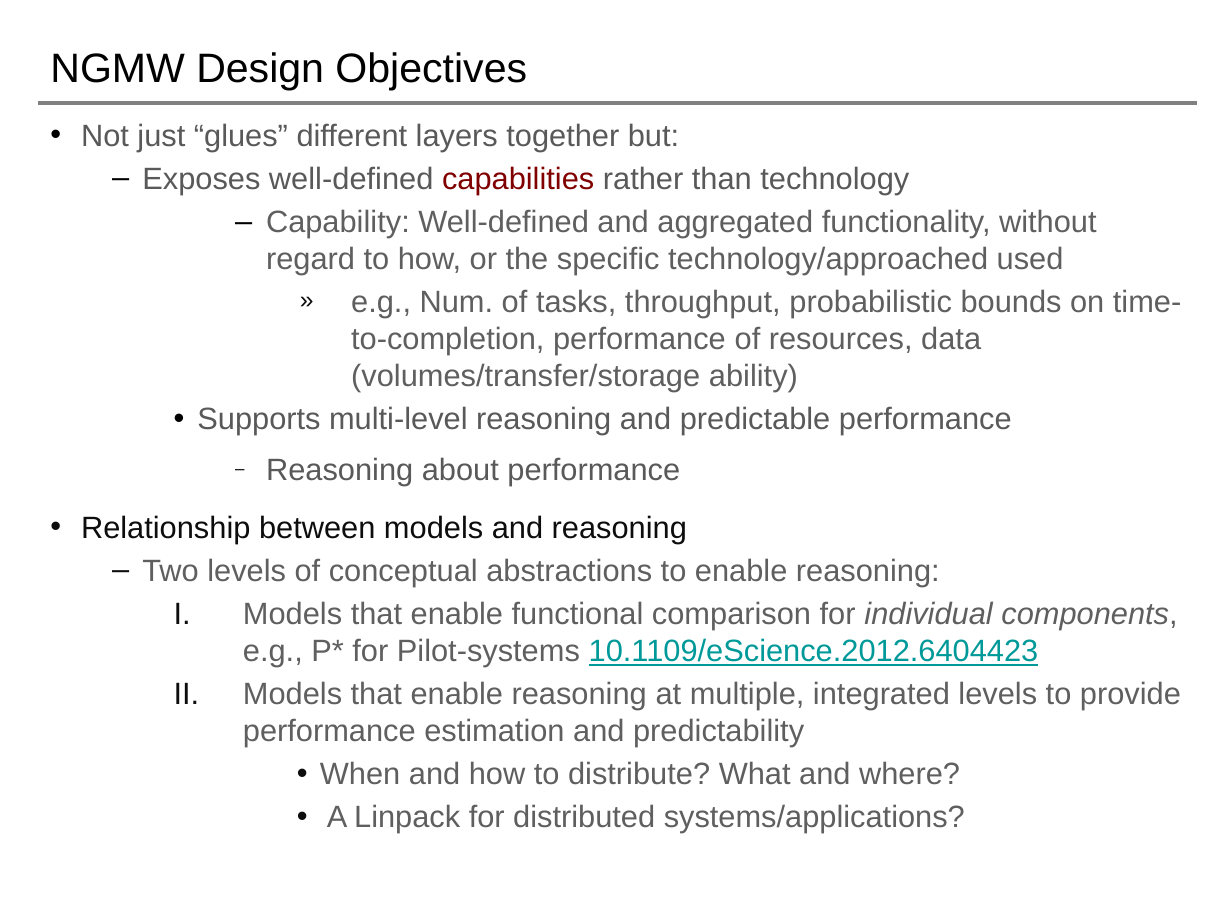
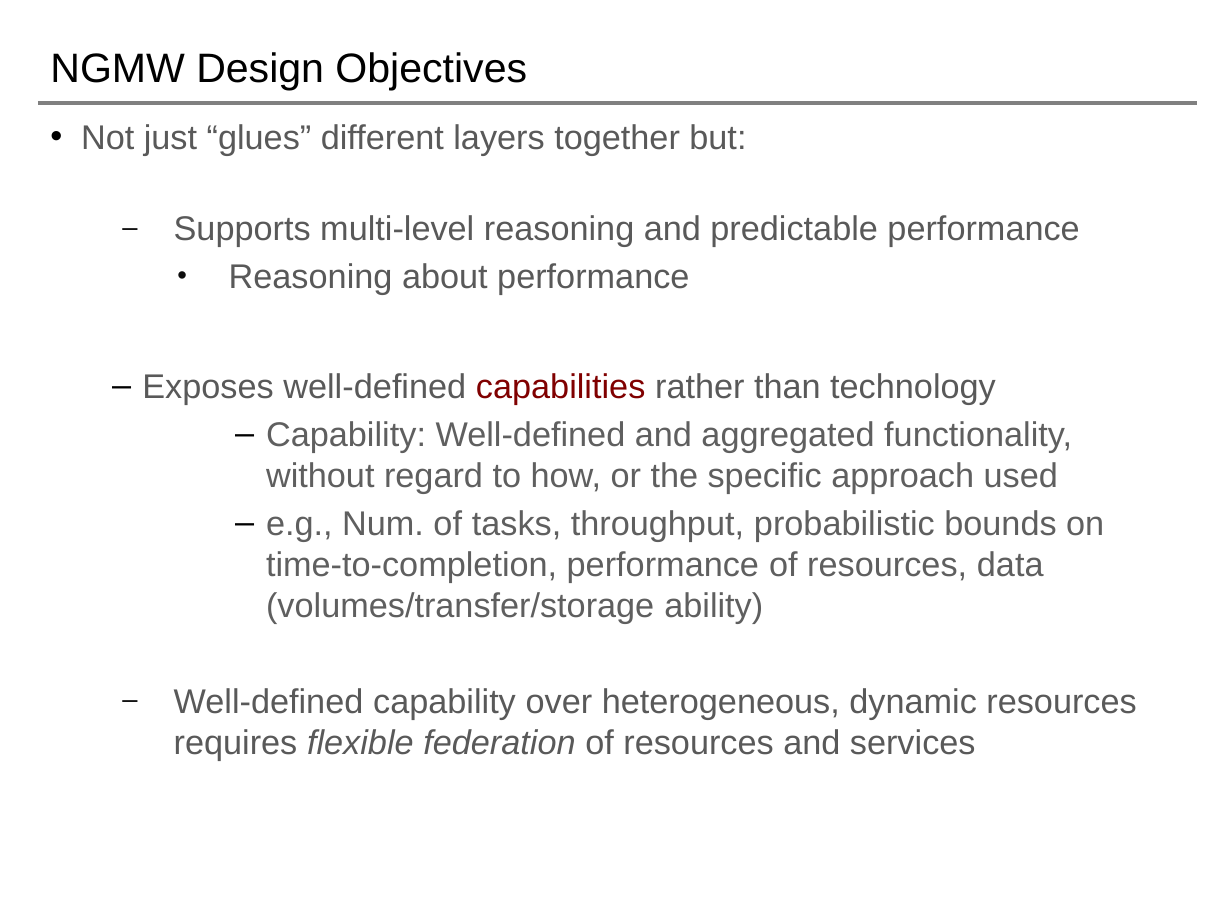
Before and after one commit to saga-project/NGMW, a slide deck: slide 8 of presentations/radical-modsim.pptx. Drawn at 1232x924 pixels with LibreOffice and Linux fonts; fonts in the diff are those of the drawing; background and template pictures are left out. Boxes give left, top, right and bottom in pixels: in the first picture for what was removed or moved away, otherwise in the second. Text is boxed around its words. In the diff, an @@ line names an element or a change of style, - is before the commit and + after.

```diff
--- a/presentations/radical-modsim.pptx
+++ b/presentations/radical-modsim.pptx
@@ text at box(81, 124, 1079, 295): size 18 to 20 pt in "Not just “glues” different layers together but:", "Supports multi-level reasoning and predictable performance", "Reasoning about performance"; bullet • to –; list level 3 to 2 in "Supports multi-level reasoning and predictable ..."; bullet colour #000000 to #0D0D0D; bullet – to •; list level 4 to 3 in "Reasoning about performance"; line spacing 1.15 to 1 @@
@@ text at box(142, 166, 1181, 392): paragraphs removed @@
-  – Exposes well-defined capabilities rather than technology
-      – Capability: Well-defined and aggregated functionality, without regard to how, or the specific technology/approached used
-        » e.g., Num. of tasks, throughput, probabilistic bounds on time-to-completion, performance of resources, data (volumes/transfer/storage ability)
@@ text at box(142, 373, 1136, 760): text changed; size 18 to 20 pt @@
-• Relationship between models and reasoning
-  – Two levels of conceptual abstractions to enable reasoning:
-    I. Models that enable functional comparison for individual components, e.g., P* for Pilot-systems 10.1109/eScience.2012.6404423
-    II. Models that enable reasoning at multiple, integrated levels to provide performance estimation and predictability
-        • When and how to distribute? What and where?
-        • A Linpack for distributed systems/applications?
+  – Exposes well-defined capabilities rather than technology
+      – Capability: Well-defined and aggregated functionality, without regard to how, or the specific approach used
+      – e.g., Num. of tasks, throughput, probabilistic bounds on time-to-completion, performance of resources, data (volumes/transfer/storage ability)
+  – Well-defined capability over heterogeneous, dynamic resources requires flexible federation of resources and services
```
Also in this commit, not shown: 6 other slides changed, 3 slides added, 1 other file.
